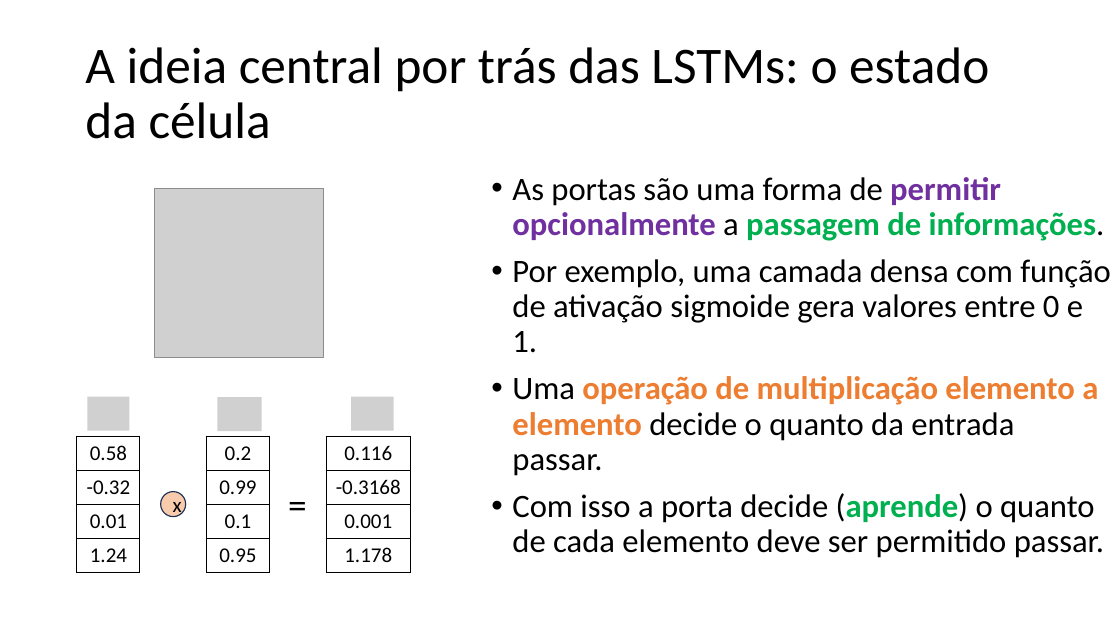
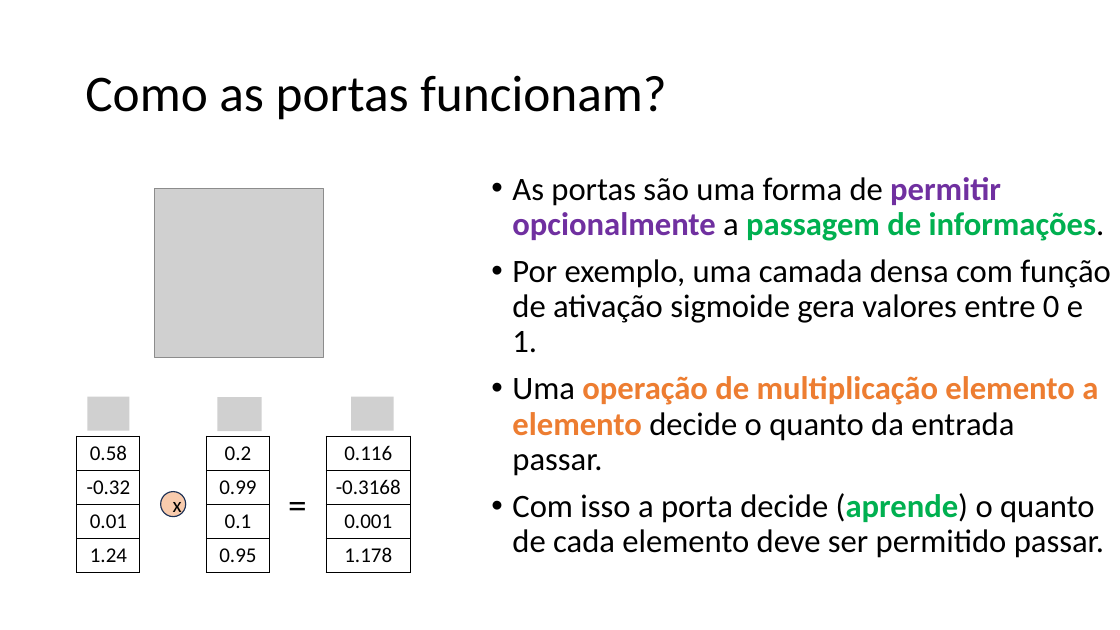
Before and after one commit to zz4fap/c24_inteligencia_artificial, a slide deck: slide 54 of slides/C24_RNN.pptx. Drawn at 1120x630 pixels with LibreOffice and Linux fonts; fonts in the diff are those of the drawing; grey boxes stand for pictures. Boxes give left, top, right and bottom in pixels: in the first picture for what was removed or moved away, otherwise in the second. Text is boxed around its words. In the diff, an @@ line names an element or a change of style, - is before the commit and + after.

```diff
--- a/slides/C24_RNN.pptx
+++ b/slides/C24_RNN.pptx
@@ title at bbox=[85, 75, 666, 120]: text changed @@
-A ideia central por trás das LSTMs: o estado da célula
+Como as portas funcionam?
```
Also in this commit, not shown: 3 other slides changed, 3 slides added, 1 slide removed.
